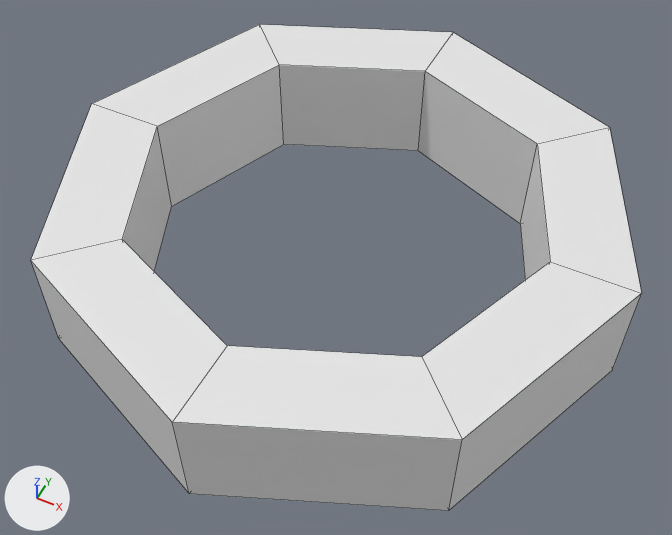
The FBX model Source/Assets/Models/Token Ring.fbx, before and after one commit.
Before and after are seen from a 50 mm camera at (7.8, -15.84, 18.24) aimed at (0.24, -0.71, -0.67). Lighting does not change. The marker at lower left points along +X, +Y and +Z. Mesh edges are drawn as thin lines. Where no turn or scale is listed for an object, it has been applied to the vertices.
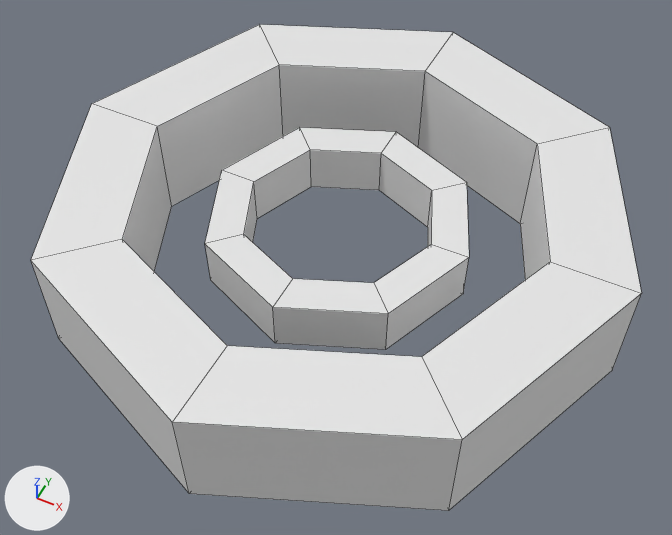
The newer file is also turned or shifted as a whole; pictures and numbers use the older file's frame.

Pixel boxes (x1, y1, x2, y2) of what changed, in the pictures (672 x 535 px):
part 1 of me_cylinder, added
    after: (205, 128, 469, 350)

Patch to the scene script:
```diff
--- a/Source/Assets/Models/Token Ring.fbx.py
+++ b/Source/Assets/Models/Token Ring.fbx.py
@@ me_cylinder @@
 me_cylinder.from_pydata(...)  # 32 vertices, 32 faces; spans x -7.9..7.9, y -7.9..7.9, z -1.5..1.5
 # used by ob_cylinder; location = (0.0, 0.0, 0.0)
+# me_cylinder part 1: the loose piece of 32 vertices spanning x -7.9..7.9, y -7.9..7.9, z -1.5..1.5 is copied, and the copy is scaled about its middle by 0.465; it spans x -3.7..3.7, y -3.7..3.7, z -0.7..0.7
```
